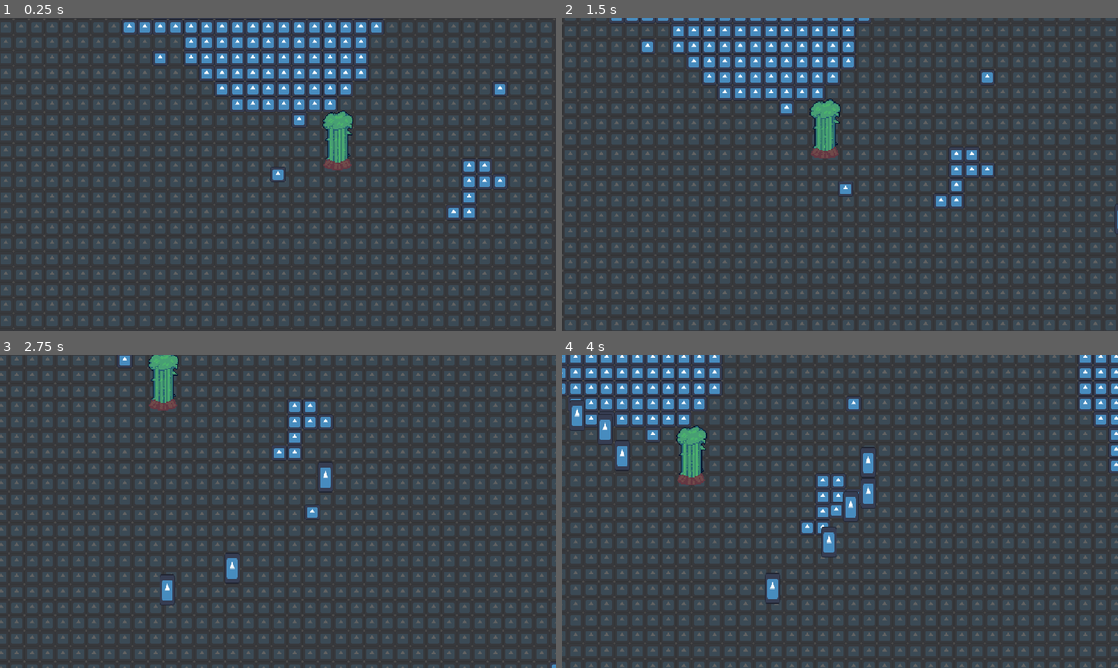
Above: before the commit, frames 1-4 (two rows, left to right).
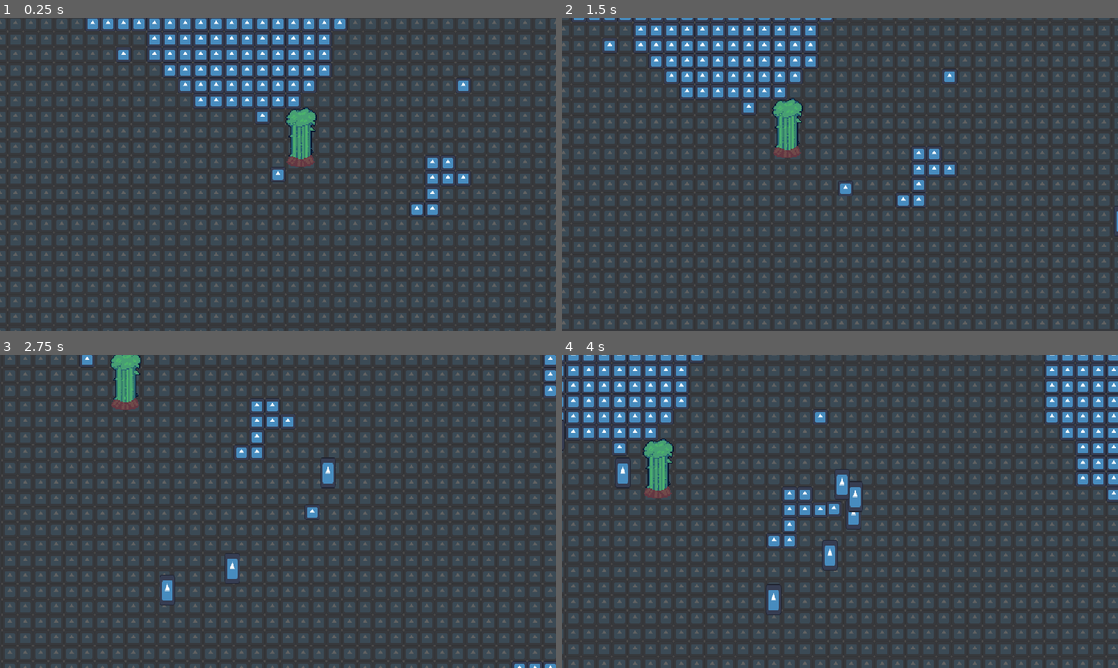
Above: after the commit, the same moments.

Repository: slotling/collateral-damage-gwj71
Game: Godot game, scene res://Scenes/Root/world.tscn
The game is run twice, just before and just after one commit, with the same random seed, the same clock (stepped at 60 frames per second) and the same inputs. The engine's default icon, where the game draws it, is replaced by a stand-in: a white triangle on a blue panel in a dark square.
Inputs (mouse positions are in pixels of both pictures, inside the frame that each line leads up to):
- Up to frame 1 (0.25 s): no input
- Up to frame 2 (1.5 s): tap Enter at 0.5 s; move the mouse to (962, 158) at 0.52 s; hold D (right) 0.53-1.28 s; click (962, 158) at 0.6 s; move the mouse to (728, 190) at 1.27 s; hold S (backward) from 1.28 s (still down); right-click (728, 190) at 1.35 s
- Up to frame 3 (2.75 s): move the mouse to (333, 442) at 2.02 s; release S (backward) at 2.03 s; hold D (right) from 2.03 s (still down); hold Shift (run) from 2.03 s (still down)
- Up to frame 4 (4 s): move the mouse to (812, 574) at 2.77 s; release D (right) at 2.78 s; release Shift (run) at 2.78 s; hold W (forward) 2.78-3.53 s; click (812, 574) at 2.85 s; move the mouse to (1006, 558) at 3.52 s; hold A (left) from 3.53 s (still down); right-click (1006, 558) at 3.6 s

The runs differ from the first frame. In frame 1, 28% of the frame differs, in the area x 0-100%, y 0-100%; in frame 2, 21%; in frame 3, 18%; in frame 4, 20%.

Commit message:
fixed sprite shaekr

Diff:
--- a/EnvironmentObject.gd
+++ b/EnvironmentObject.gd
@@ -23,13 +23,17 @@
 		anim_player.play(anim)
 
 func _on_health_handler_hit(value, cause, hurtbox_global_position) -> void:
+	soft_anim_play("hit")
 	sprite_shaker.shake()
 
 func _on_health_handler_died(value, cause, hurtbox_global_position) -> void:
-	soft_anim_play("hit")
+
 
 	if regeneration_time <= 0.0:
 		queue_free()
 
 func _on_hit_box_handler_hit(strength, cause, hurtbox_global_position) -> void:
 	health_handler.affect(-abs(strength), cause, hurtbox_global_position)
+
+func _on_regen_timer_timeout() -> void:
+	pass
--- a/Handlers/SpriteShaker.gd
+++ b/Handlers/SpriteShaker.gd
@@ -6,6 +6,7 @@
 @export var offset_range: int = 2
 
 var default_offset: Vector2
+var global_random_offset: Vector2 = Vector2.ZERO
 
 func shake() -> void:
 	var sprites_to_offset: Array = [sprite]
@@ -19,10 +20,19 @@
 	for current_sprite_idx in sprites_to_offset.size():
 		soft_shake(sprites_to_offset[current_sprite_idx], original_offsets_list[current_sprite_idx])
 
+func set_global_random_offset(sprite_to_watch):
+	if sprite_to_watch != sprite:
+		return
+	global_random_offset.x = randi_range(-offset_range, offset_range)
+	global_random_offset.y = randi_range(-offset_range, offset_range)
+
 func soft_shake(current_sprite, offset) -> void:
+
 	for i in duration:
+
 		current_sprite.offset = offset
-		current_sprite.offset.x += randi_range(-offset_range, offset_range)
-		current_sprite.offset.y += randi_range(-offset_range, offset_range)
+		current_sprite.offset += global_random_offset
+		set_global_random_offset(current_sprite)
 		await get_tree().create_timer(pause_interval).timeout
+
 	current_sprite.offset = offset
--- a/Scenes/Entities/enemy.tscn
+++ b/Scenes/Entities/enemy.tscn
@@ -18,6 +18,7 @@
 radius = 8.0
 
 [node name="Enemy" type="CharacterBody2D" groups=["enemy", "enemy_and_player"]]
+y_sort_enabled = true
 collision_layer = 4
 collision_mask = 5
 motion_mode = 1
--- a/Scenes/Entities/player.tscn
+++ b/Scenes/Entities/player.tscn
@@ -18,6 +18,7 @@
 size = Vector2(24, 24)
 
 [node name="Player" type="CharacterBody2D" groups=["enemy_and_player", "player"]]
+y_sort_enabled = true
 motion_mode = 1
 script = ExtResource("1_4mm5d")
 
--- a/Scenes/Environment/bamboo.gd
+++ b/Scenes/Environment/bamboo.gd
@@ -1,4 +1,14 @@
 extends "res://EnvironmentObject.gd"
+
+const fallen_bamboo = preload("res://Scenes/Environment/fallen_bamboo.tscn")
 
 func _ready():
 	pass
+
+func _on_health_handler_died(value, cause, hurtbox_global_position) -> void:
+
+	match cause:
+		"Exploded", "Unknown":
+			var fall_vector: Vector2 = calculate_fall_to_vector(hurtbox_global_position)
+			var fallen_bamboo_instance = fallen_bamboo.instantiate()
+			fallen_bamboo_instance.global_position = global_position
--- a/Scenes/Environment/bamboo.tscn
+++ b/Scenes/Environment/bamboo.tscn
@@ -232,18 +232,25 @@
 height = 64.0
 
 [node name="Bamboo" instance=ExtResource("1_f4gq0")]
+y_sort_enabled = true
 script = ExtResource("2_mt40n")
 regeneration_time = 1.0
 
+[node name="SpriteShaker" parent="." index="0"]
+duration = 6
+pause_interval = 0.02
+offset_range = 4
+
 [node name="HealthHandler" parent="." index="1"]
-health = 10
-max_health = 10
+health = 20
+max_health = 20
 
 [node name="Sprite2D" parent="." index="2"]
 texture = SubResource("AtlasTexture_mndo6")
 offset = Vector2(0, -16)
 
 [node name="GrownSprite" type="Sprite2D" parent="Sprite2D" index="0"]
+y_sort_enabled = true
 texture = ExtResource("4_fna0w")
 offset = Vector2(0, -70)
 
--- a/Scenes/Environment/environment_object.tscn
+++ b/Scenes/Environment/environment_object.tscn
@@ -13,10 +13,13 @@
 [node name="HealthHandler" parent="." instance=ExtResource("3_fjakw")]
 
 [node name="Sprite2D" type="Sprite2D" parent="."]
+y_sort_enabled = true
 
 [node name="AnimationPlayer" type="AnimationPlayer" parent="."]
 
-[node name="Timer" type="Timer" parent="."]
+[node name="RegenTimer" type="Timer" parent="."]
+autostart = true
 
 [connection signal="died" from="HealthHandler" to="." method="_on_health_handler_died"]
 [connection signal="hit" from="HealthHandler" to="." method="_on_health_handler_hit"]
+[connection signal="timeout" from="RegenTimer" to="." method="_on_regen_timer_timeout"]
--- /dev/null
+++ b/Scenes/Environment/fallen_bamboo.tscn
@@ -0,0 +1,5 @@
+[gd_scene load_steps=2 format=3 uid="uid://dm1rwjwhxoud6"]
+
+[ext_resource type="PackedScene" uid="uid://nnds0qqkrcr6" path="res://Scenes/Environment/environment_object.tscn" id="1_5vcay"]
+
+[node name="FallenBamboo" instance=ExtResource("1_5vcay")]
--- a/Scenes/Root/world.tscn
+++ b/Scenes/Root/world.tscn
@@ -18,7 +18,7 @@
 size = Vector2(100, 100)
 
 [node name="DemolitionistPlayer" parent="." instance=ExtResource("2_0m2oe")]
-position = Vector2(4, 1)
+position = Vector2(80, 8)
 
 [node name="Bamboo" parent="." instance=ExtResource("4_4rcn2")]
 position = Vector2(128, -16)
